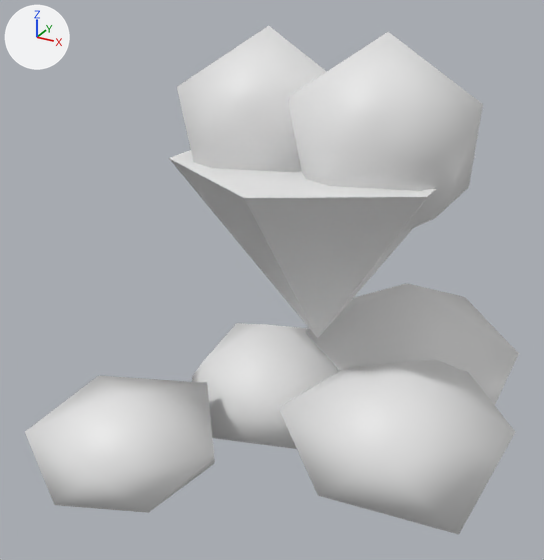
Before and after pictures for a commit that changed the glTF model assets/models/objects/vital_crystal_node_v0.glb.
One viewpoint serves both versions: a 50 mm camera at (0.611, -1.316, 0.953) aimed at (-0.071, -0.077, 0.333). Every picture has the same lights, and +X, +Y and +Z are marked at upper left. The picture after the commit comes second. Vertices at exactly the same position are counted once.

The older version as bpy lines, for what is in view:
```python
me_vital_crystal_node_v0 = bpy.data.meshes.new('vital_crystal_node_v0')
me_vital_crystal_node_v0.from_pydata(...)  # 79 vertices, 130 faces; spans x -0.436..0.441, y -0.528..0.48, z -0.105..0.82
# faces by material slot: [80, 50]
me_vital_crystal_node_v0.materials.append(mat_prop_stone)
me_vital_crystal_node_v0.materials.append(mat_prop_crystal_glow)
ob_vital_crystal_node_v0 = bpy.data.objects.new('vital_crystal_node_v0', me_vital_crystal_node_v0)
ob_vital_crystal_node_v0.location = (0.0, 0.0, 0.0)
```
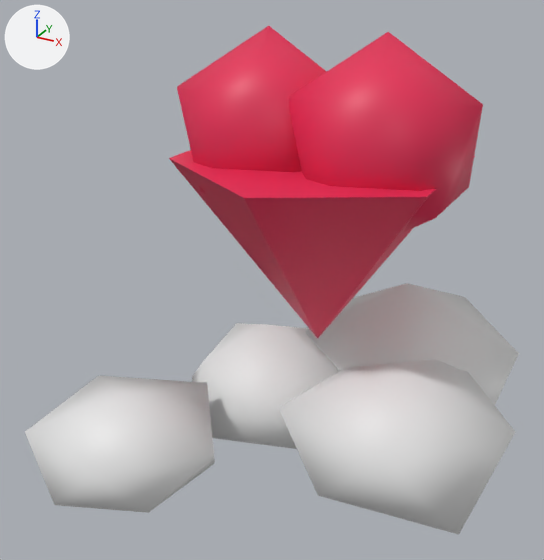
Boxes (x1, y1, x2, y2) around the edits, measured in the pictures (544 x 560 px):
part 1 of me_vital_crystal_node_v0, recoloured (white to red)
    both: (169, 26, 483, 338)

The change, as a list of edits to the scene's bpy script:
```text
Change me_vital_crystal_node_v0:
    where me_vital_crystal_node_v0.from_pydata(...)  # 79 vertices, 130 faces; spans x -0.436..0.441, y -0.528..0.48, z -0.105..0.82
    used by ob_vital_crystal_node_v0; location = (0.0, 0.0, 0.0)
    me_vital_crystal_node_v0 part 1: 50 faces centred in x -0.276..0.276, y -0.15..0.2, z 0.447..0.746 are repainted in the vertex colours; the middle colour goes from white #ffffff to red #ff3060
```
